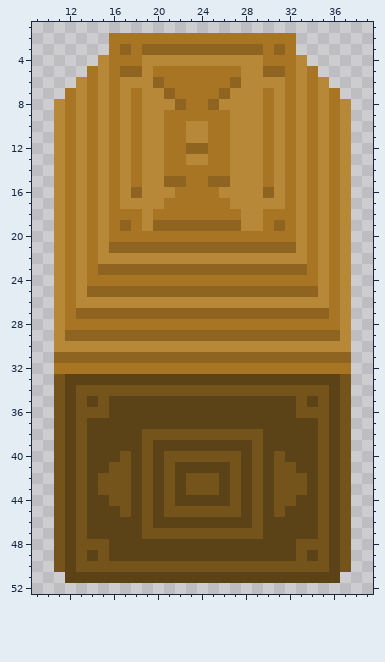
Two versions of one pixel-art sprite, Assets/Resources/Sprites/Puzzle/BoucheFontaine/P_BoucheGrosseProfile.png. The first picture shows the starting point.
The file is 41x54 pixels. Shown: x 9..39, y 1..52.
After the commit:
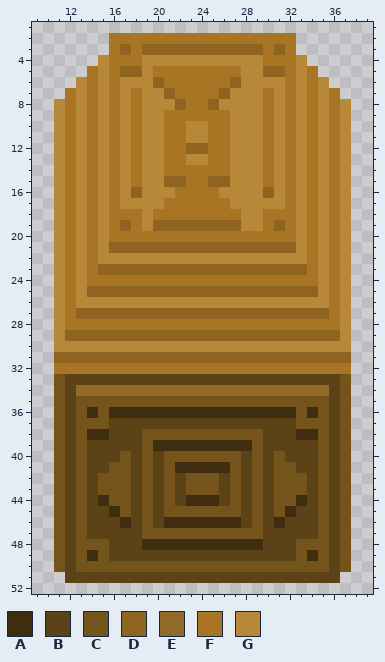
Palette (. is transparent): A #3f2d0f  B #5c4317  C #75541c  D #8f6420  E #916a28  F #a87525  G #b68838
Diff:
y 34: x 13..35 CCCCCCCCCCCCCCCCCCCCCCC -> EEEEEEEEEEEEEEEEEEEEEEE
y 35: x 14 B -> C; x 16..32 BBBBBBBBBBBBBBBBB -> CCCCCCCCCCCCCCCCC; x 34 B -> C
y 36: x 14 C -> A; x 16..32 BBBBBBBBBBBBBBBBB -> AAAAAAAAAAAAAAAAA; x 34 C -> A
y 37: x 14..15 BB -> CC; x 33..34 BB -> CC
y 38: x 14..15 BB -> AA; x 33..34 BB -> AA
y 39: x 20..28 BBBBBBBBB -> AAAAAAAAA
y 41: x 22..26 BBBBB -> AAAAA
y 44: x 15 B -> A; x 23..25 BBB -> AAA; x 33 B -> A
y 45: x 16 B -> A; x 32 B -> A
y 46: x 17 B -> A; x 21..27 BBBBBBB -> AAAAAAA; x 31 B -> A
y 48: x 19..29 BBBBBBBBBBB -> AAAAAAAAAAA
y 49: x 14 B -> A; x 34 B -> A
Where, in picture pixels (left, top, right, bottom), the same in both pictures:
changed: (76, 385, 329, 561)
